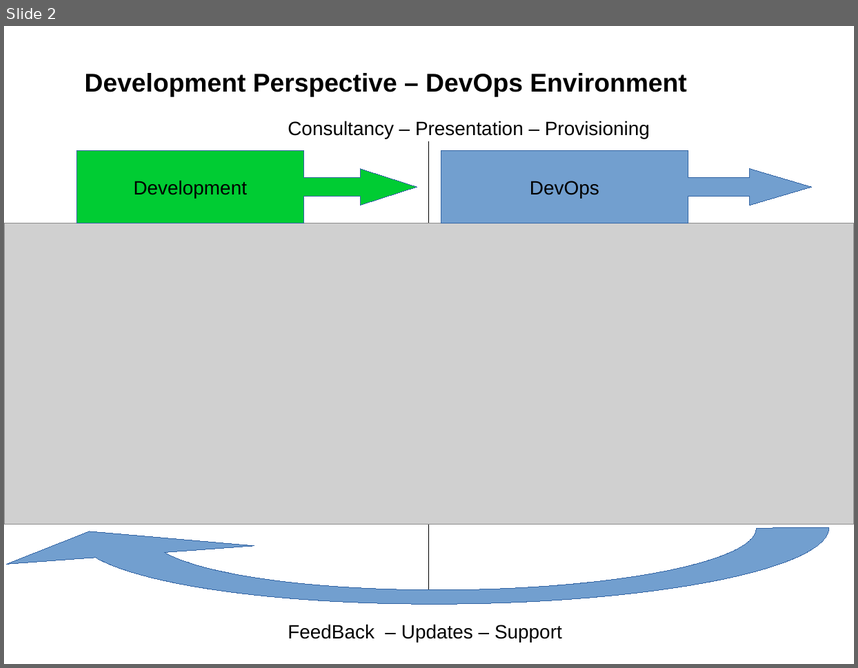
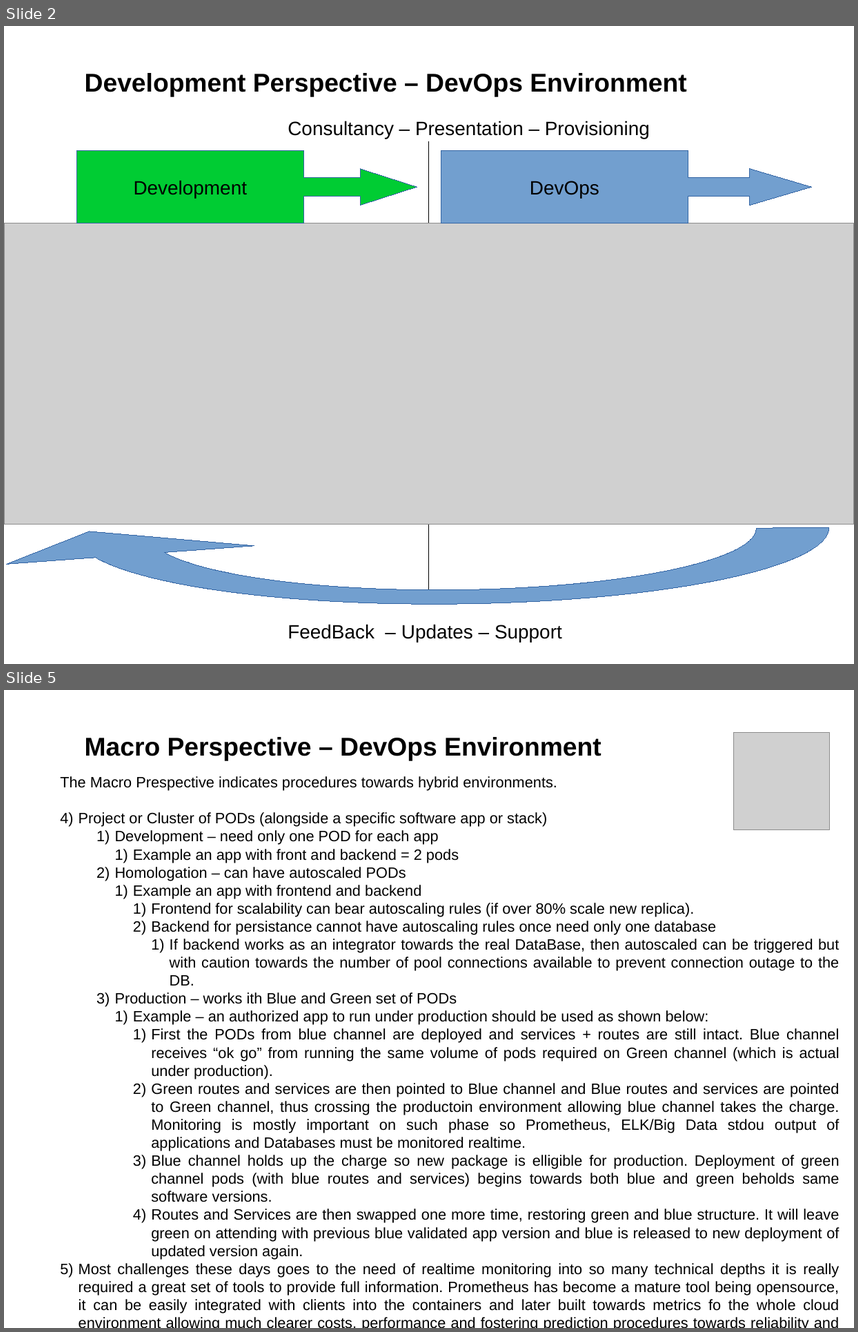
Before and after one commit to onophris/skip-the-dishes-sp-hackathon-vanhack, a slide deck: technical-challenge-response-HumbertoRovidaDeOliveira-skip-vanhack.odp. Shown one above the other, each under a label of ours: slide 2 before the commit, slides 2 and 5 after it; the slides between them are not shown. The pictures are 858x668 and 858x1332 pixels, drawn with LibreOffice and Linux fonts; fonts in the diff are those of the drawing; grey boxes stand for pictures. Boxes give left, top, right and bottom in pixels: in the first picture for what was removed or moved away, otherwise in the second. Text is boxed around its words. In the diff, an @@ line names an element or a change of style, - is before the commit and + after.

```diff
--- a/technical-challenge-response-HumbertoRovidaDeOliveira-skip-vanhack.odp
+++ b/technical-challenge-response-HumbertoRovidaDeOliveira-skip-vanhack.odp
@@ slide 5 added at [4,690,854,1328], background #FFFFFF @@
@@ text added at [85,737,602,761], 24 pt, text #000000, bold @@
+Macro Perspective – DevOps Environment
@@ picture added at [734,732,830,829] @@
@@ text added at [60,776,840,1313], 14 pt, text #000000 @@
+The Macro Prespective indicates procedures towards hybrid environments.
+4) Project or Cluster of PODs (alongside a specific software app or stack)
+    1) Development – need only one POD for each app
+      1) Example an app with front and backend = 2 pods
+    2) Homologation – can have autoscaled PODs
+      1) Example an app with frontend and backend
+        1) Frontend for scalability can bear autoscaling rules (if over 80% scale new replica).
+        2) Backend for persistance cannot have autoscaling rules once need only one database
+          1) If backend works as an integrator towards the real DataBase, then autoscaled can be triggered but with caution towards the number of pool connections available to prevent connection outage to the DB.
+    3) Production – works ith Blue and Green set of PODs
+      1) Example – an authorized app to run under production should be used as shown below:
+        1) First the PODs from blue channel are deployed and services + routes are still intact. Blue channel receives “ok go” from running the same volume of pods required on Green channel (which is actual under production).
+        2) Green routes and services are then pointed to Blue channel and Blue routes and services are pointed to Green channel, thus crossing the productoin environment allowing blue channel takes the charge. Monitoring is mostly important on such phase so Prometheus, ELK/Big Data stdou output of applications and Databases must be monitored realtime.
+        3) Blue channel holds up the charge so new package is elligible for production. Deployment of green channel pods (with blue routes and services) begins towards both blue and green beholds same software versions.
+        4) Routes and Services are then swapped one more time, restoring green and blue structure. It will leave green on attending with previous blue validated app version and blue is released to new deployment of updated version again.
+5) Most challenges these days goes to the need of realtime monitoring into so many technical depths it is really required a great set of tools to provide full information. Prometheus has become a mature tool being opensource, it can be easily integrated with clients into the containers and later built towards metrics fo the whole cloud environment allowing much clearer costs, performance and fostering prediction procedures towards reliability and safer operation.
```
Also in this commit, not shown: 3 slides changed, 8 other slides added.
